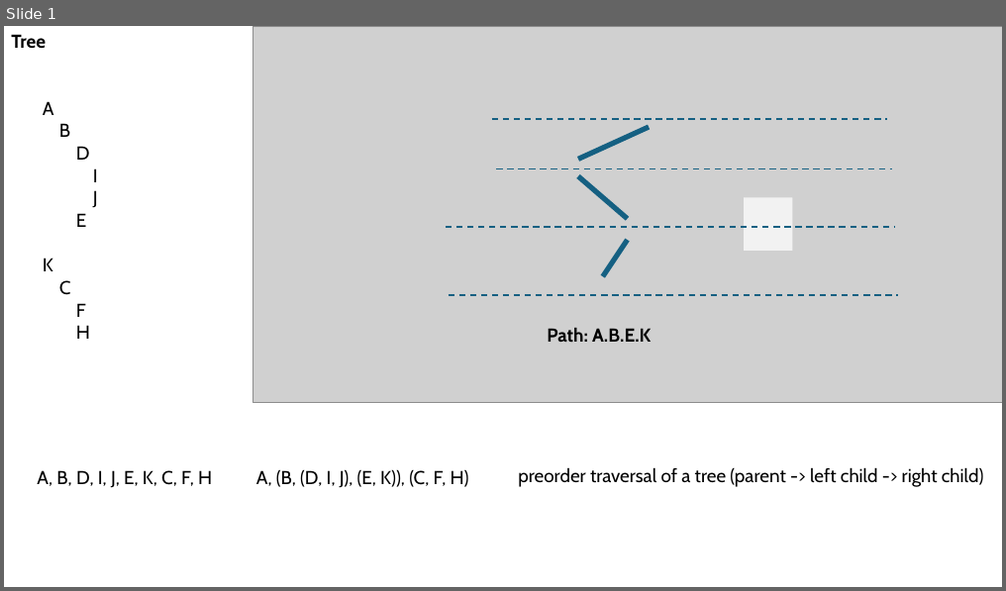
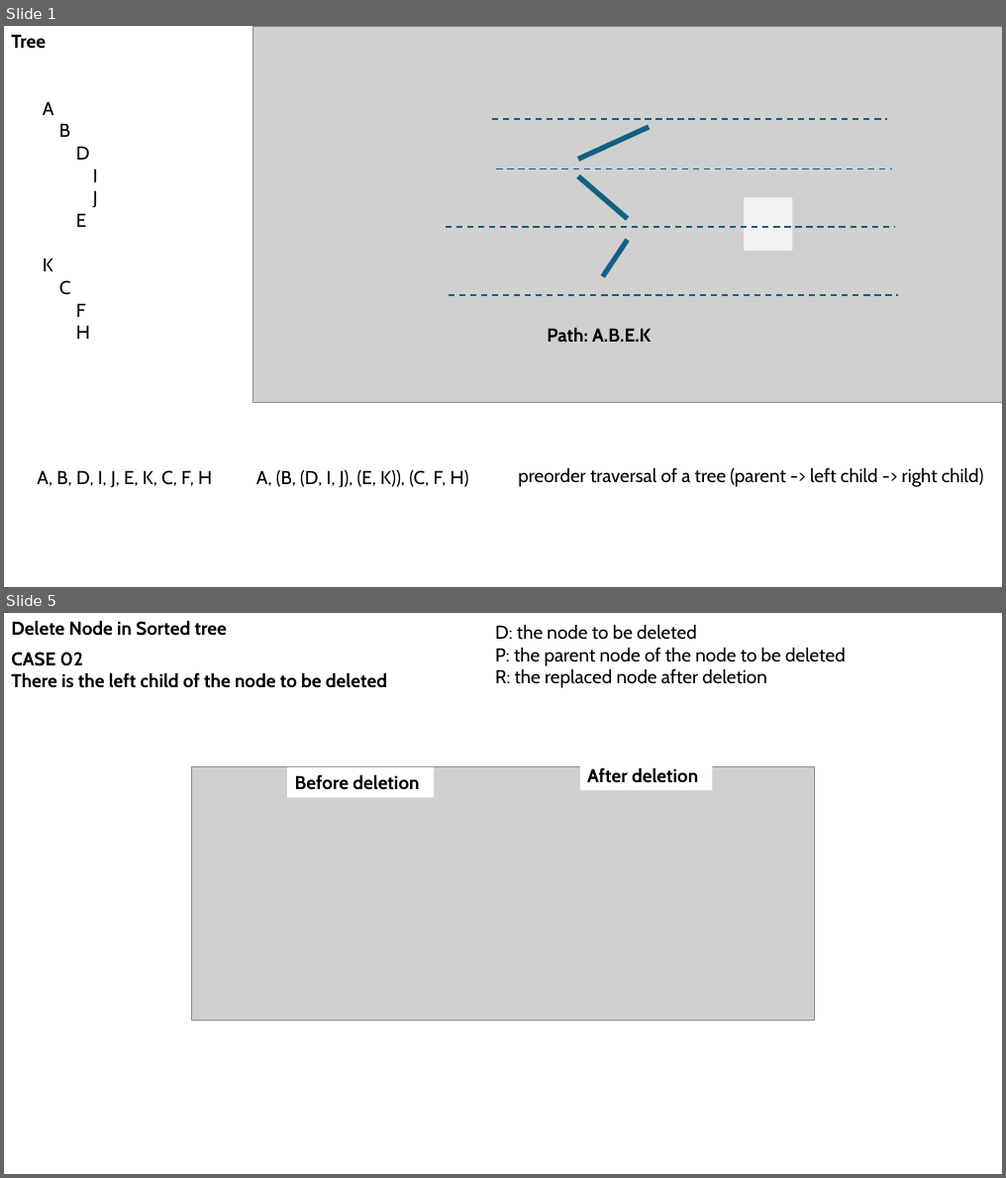
Before and after one commit to mo-mosverkstad/my_data_structure, a slide deck: ppt/dataStructure.pptx. Shown one above the other, each under a label of ours: slide 1 before the commit, slides 1 and 5 after it; the slides between them are not shown. The pictures are 1006x591 and 1006x1178 pixels, drawn with LibreOffice and Linux fonts; fonts in the diff are those of the drawing; grey boxes stand for pictures. Boxes give left, top, right and bottom in pixels: in the first picture for what was removed or moved away, otherwise in the second. Text is boxed around its words. In the diff, an @@ line names an element or a change of style, - is before the commit and + after.

```diff
--- a/ppt/dataStructure.pptx
+++ b/ppt/dataStructure.pptx
@@ slide 5 added at <box>4,613,1002,1174</box>, background #FFFFFF @@
@@ text added at <box>11,620,227,636</box>, 18 pt, text #000000, bold @@
+Delete Node in Sorted tree
@@ text added at <box>495,624,846,688</box>, 18 pt, text #000000 @@
+D: the node to be deleted
+P: the parent node of the node to be deleted
+R: the replaced node after deletion
@@ text added at <box>11,652,387,688</box>, 18 pt, text #000000, bold @@
+CASE 02
+There is the left child of the node to be deleted
@@ rectangle added at <box>580,761,713,790</box>, fill #FFFFFF, 18 pt, text #000000, bold @@
+After deletion
@@ picture added at <box>192,767,814,1020</box> @@
@@ rectangle added at <box>288,767,435,797</box>, fill #FFFFFF, 18 pt, text #000000, bold @@
+Before deletion
```
Also in this commit, not shown: 1 slide changed, 9 other slides added, 6 other files.
